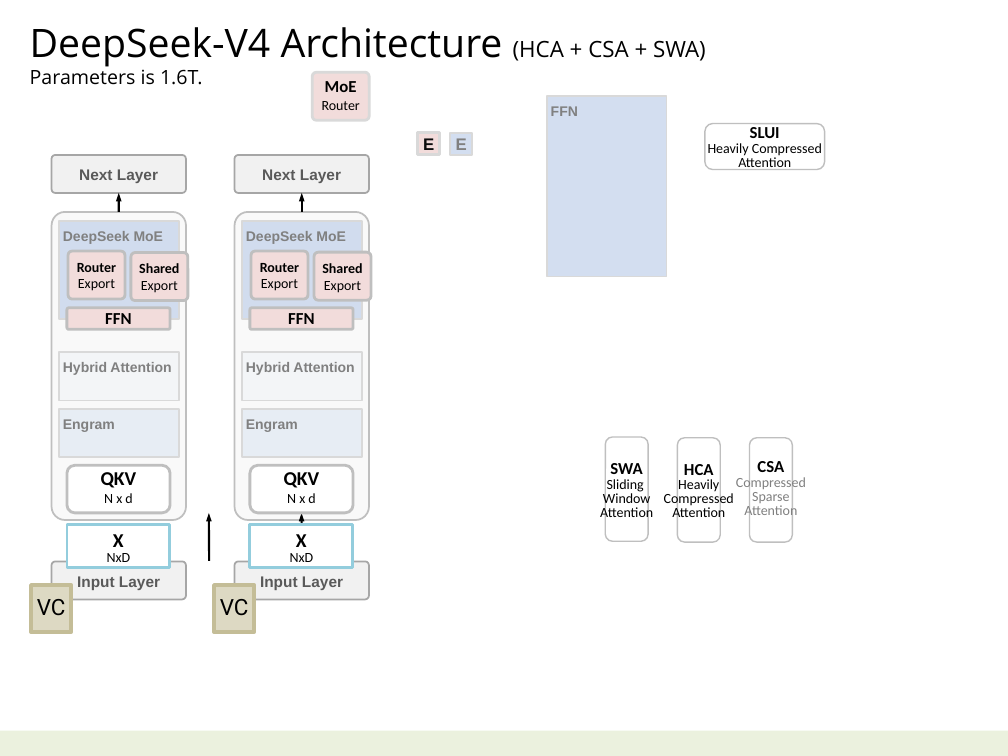
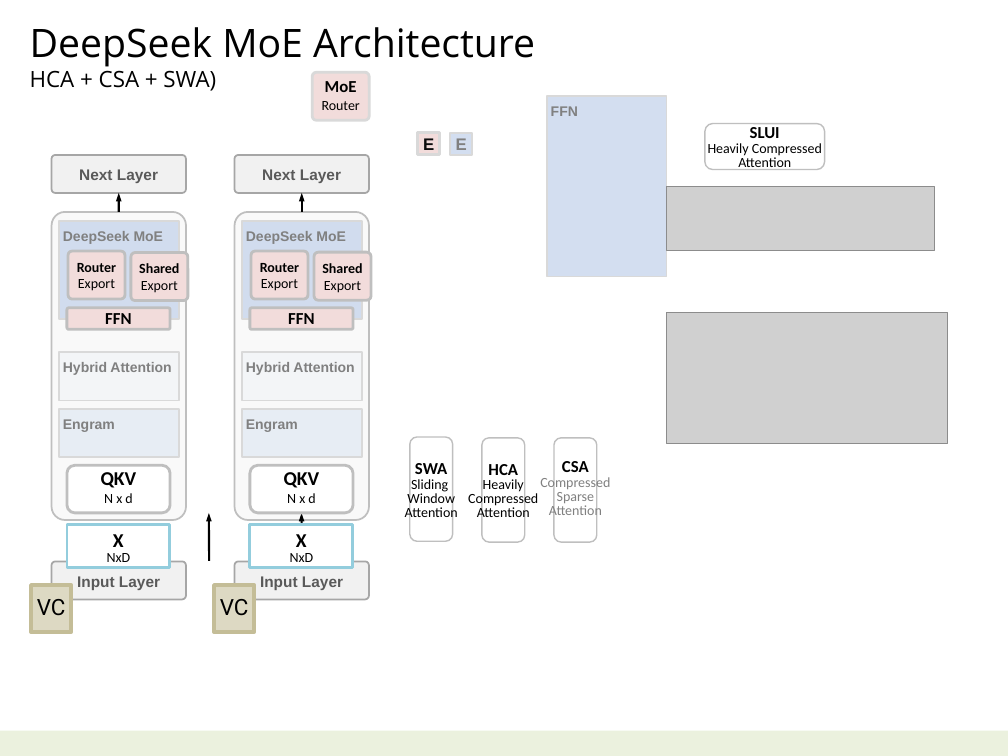
Before and after one commit to navibator/crazy-ai, a slide deck: slide 40 of ai.pptx (slide 41 before the commit). Drawn at 1008x756 pixels with LibreOffice and Linux fonts; fonts in the diff are those of the drawing; grey boxes stand for pictures. Boxes give left, top, right and bottom in pixels: in the first picture for what was removed or moved away, otherwise in the second. Text is boxed around its words. In the diff, an @@ line names an element or a change of style, - is before the commit and + after.

```diff
--- a/ai.pptx
+++ b/ai.pptx
@@ text at [30, 27, 535, 91]: text changed @@
-DeepSeek-V4 Architecture (HCA + CSA + SWA)
-Parameters is 1.6T.
+DeepSeek MoE Architecture
+HCA + CSA + SWA)
@@ picture added at [666, 186, 934, 251] @@
@@ picture added at [666, 312, 948, 444] @@
@@ 3 rounded rectangles: place and size @@
-3 rounded rectangles at [606, 437, 792, 541]
+3 rounded rectangles at [410, 437, 597, 541]
```
Also in this commit, not shown: 4 other slides changed.
